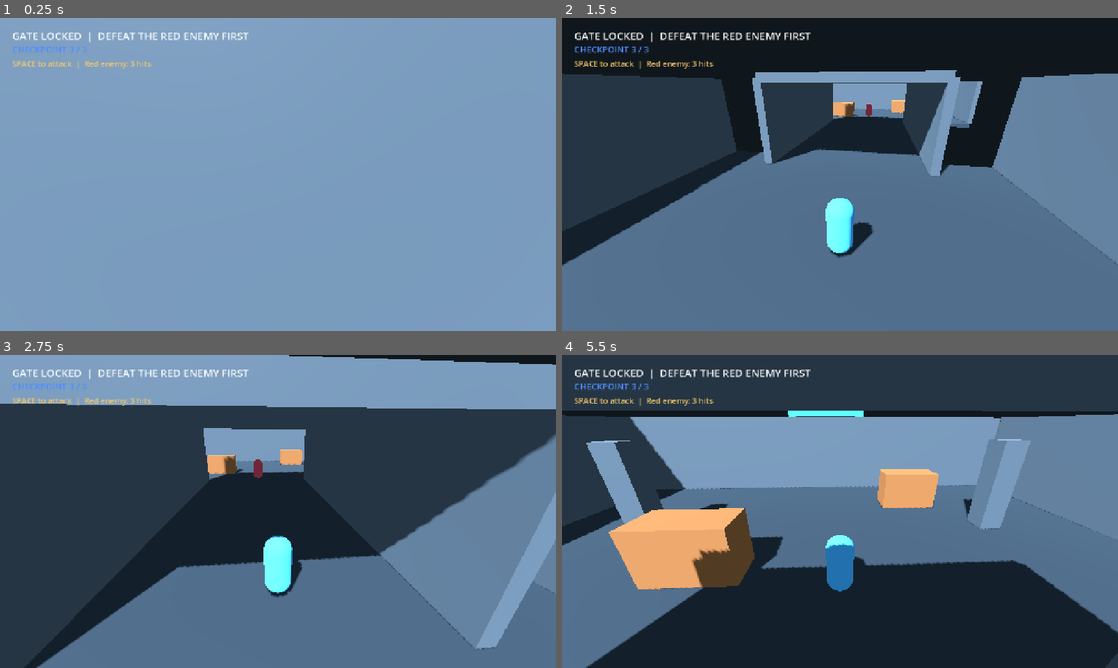
Above: before the commit, frames 1-4 (two rows, left to right).
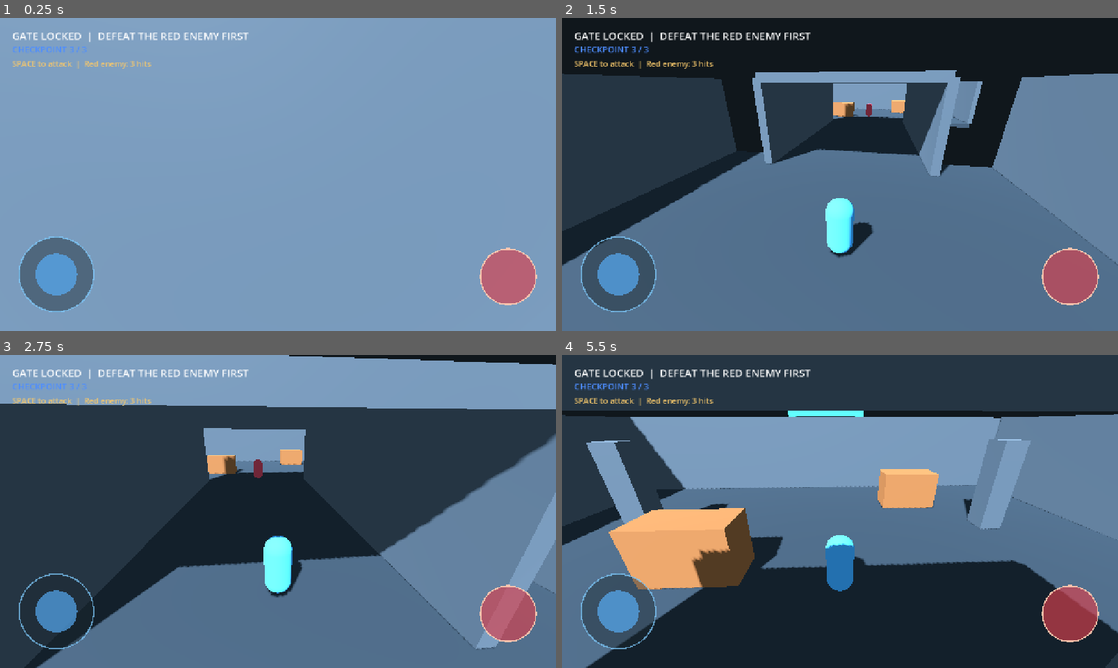
Above: after the commit, the same moments.

Repository: DJ5harma/hellscape
Game: Godot game, scene res://main.tscn
The game is run twice, just before and just after one commit, with the same random seed, the same clock (stepped at 60 frames per second) and the same inputs.
Inputs (mouse positions are in pixels of both pictures, inside the frame that each line leads up to):
- Up to frame 1 (0.25 s): no input
- Up to frame 2 (1.5 s): tap Enter at 0.5 s; move the mouse to (867, 174) at 0.52 s; hold Up (ui_up) from 0.53 s (still down); tap Space at 0.77 s; move the mouse to (812, 174) at 1.27 s
- Up to frame 3 (2.75 s): keep holding Up (ui_up); tap Space at 1.52 s; move the mouse to (289, 505) at 2.02 s
- Up to frame 4 (5.5 s): keep holding Up (ui_up); move the mouse to (834, 517) at 2.77 s; tap Space at 3.02, 3.77, 4.52 s; move the mouse to (878, 514) at 3.52 s; move the mouse to (795, 508) at 4.27 s; move the mouse to (845, 511) at 5.02 s

The runs differ from the first frame. In frame 1, 4.1% of the frame differs, in the area x 3-97%, y 69-94%; in frame 2, 4.1%; in frame 3, 2.5%; in frame 4, 3.9%.

Commit message:
add mobile controls, nodemon

Diff:
--- a/main.gd
+++ b/main.gd
@@ -2,6 +2,7 @@
 
 const PLAYER_SCRIPT := preload("res://player.gd")
 const ENEMY_SCRIPT := preload("res://enemy.gd")
+const MOBILE_CONTROLS_SCRIPT := preload("res://mobile_controls.gd")
 
 var status_label: Label
 var checkpoint_label: Label
@@ -24,6 +25,7 @@
 	_build_player()
 	_build_enemy()
 	_build_hud()
+	_build_mobile_controls()
 
 func _build_lighting() -> void:
 	var world_environment := WorldEnvironment.new()
@@ -192,6 +194,19 @@
 	help_label.text = "SPACE to attack  |  Red enemy: 3 hits"
 	layer.add_child(help_label)
 
+func _build_mobile_controls() -> void:
+	var layer := CanvasLayer.new()
+	layer.name = "MobileControlsLayer"
+	add_child(layer)
+	var controls := Control.new()
+	controls.name = "MobileControls"
+	controls.set_script(MOBILE_CONTROLS_SCRIPT)
+	controls.set_anchors_and_offsets_preset(Control.PRESET_FULL_RECT)
+	layer.add_child(controls)
+	controls.movement_changed.connect(player.set_mobile_move)
+	controls.look_changed.connect(player.apply_mobile_look)
+	controls.attack_pressed.connect(player.mobile_attack)
+
 func _on_checkpoint_entered(_body: Node3D, number: int) -> void:
 	if number > checkpoint:
 		checkpoint = number
--- /dev/null
+++ b/mobile_controls.gd
@@ -0,0 +1,64 @@
+extends Control
+
+signal movement_changed(value: Vector2)
+signal look_changed(delta: Vector2)
+signal attack_pressed
+
+var joystick_id := -1
+var look_id := -1
+var joystick_value := Vector2.ZERO
+var joystick_center := Vector2.ZERO
+var attack_center := Vector2.ZERO
+const JOYSTICK_RADIUS := 86.0
+const ATTACK_RADIUS := 64.0
+
+func _ready() -> void:
+	mouse_filter = Control.MOUSE_FILTER_IGNORE
+	set_process_input(true)
+	queue_redraw()
+
+func _notification(what: int) -> void:
+	if what == NOTIFICATION_RESIZED:
+		queue_redraw()
+
+func _input(event: InputEvent) -> void:
+	var viewport_size := get_viewport_rect().size
+	joystick_center = Vector2(130.0, viewport_size.y - 130.0)
+	attack_center = Vector2(viewport_size.x - 110.0, viewport_size.y - 125.0)
+	if event is InputEventScreenTouch:
+		if event.pressed:
+			if event.position.distance_to(attack_center) <= ATTACK_RADIUS:
+				attack_pressed.emit()
+			elif event.position.x < viewport_size.x * 0.5 and event.position.y > viewport_size.y * 0.45:
+				joystick_id = event.index
+				_update_joystick(event.position)
+			elif event.position.x >= viewport_size.x * 0.5:
+				look_id = event.index
+		else:
+			if event.index == joystick_id:
+				joystick_id = -1
+				joystick_value = Vector2.ZERO
+				movement_changed.emit(Vector2.ZERO)
+			elif event.index == look_id:
+				look_id = -1
+	elif event is InputEventScreenDrag:
+		if event.index == joystick_id:
+			_update_joystick(event.position)
+		elif event.index == look_id:
+			look_changed.emit(event.relative)
+
+func _update_joystick(position: Vector2) -> void:
+	var offset := position - joystick_center
+	joystick_value = offset.limit_length(JOYSTICK_RADIUS) / JOYSTICK_RADIUS
+	movement_changed.emit(joystick_value)
+	queue_redraw()
+
+func _draw() -> void:
+	var viewport_size := get_viewport_rect().size
+	joystick_center = Vector2(130.0, viewport_size.y - 130.0)
+	attack_center = Vector2(viewport_size.x - 110.0, viewport_size.y - 125.0)
+	draw_circle(joystick_center, JOYSTICK_RADIUS, Color(0.1, 0.15, 0.18, 0.45))
+	draw_arc(joystick_center, JOYSTICK_RADIUS, 0.0, TAU, 48, Color(0.5, 0.8, 1.0, 0.7), 3.0)
+	draw_circle(joystick_center + joystick_value * 48.0, 48.0, Color(0.35, 0.7, 1.0, 0.65))
+	draw_circle(attack_center, ATTACK_RADIUS, Color(0.85, 0.25, 0.3, 0.65))
+	draw_arc(attack_center, ATTACK_RADIUS, 0.0, TAU, 48, Color(1.0, 0.8, 0.7, 0.9), 3.0)
--- /dev/null
+++ b/nodemon.json
@@ -0,0 +1,6 @@
+{
+    "watch": ["."],
+    "ext": "gd,tscn,tres,godot,gdshader",
+    "ignore": [".godot/", ".git/"],
+    "exec": "godot . -f --resolution 600x800 --override-project-settings display/window/size/initial_position_type=2"
+  }
--- a/player.gd
+++ b/player.gd
@@ -13,6 +13,7 @@
 var respawn_position := Vector3.ZERO
 var attack_timer := 0.0
 var is_attacking := false
+var mobile_move := Vector2.ZERO
 
 func _ready() -> void:
 	Input.mouse_mode = Input.MOUSE_MODE_CAPTURED
@@ -40,12 +41,27 @@
 		attack_timer = 0.25
 		is_attacking = true
 
+func set_mobile_move(value: Vector2) -> void:
+	mobile_move = value
+
+func apply_mobile_look(delta: Vector2) -> void:
+	yaw -= delta.x * look_sensitivity * 0.7
+	pitch = clamp(pitch - delta.y * look_sensitivity * 0.7, -0.8, 0.35)
+	rotation.y = yaw
+	camera_pivot.rotation.x = pitch
+
+func mobile_attack() -> void:
+	attack_timer = 0.25
+	is_attacking = true
+
 func _physics_process(delta: float) -> void:
 	if attack_timer > 0.0:
 		attack_timer -= delta
 	else:
 		is_attacking = false
 	var input_2d := Input.get_vector("ui_left", "ui_right", "ui_up", "ui_down")
+	if mobile_move.length() > 0.05:
+		input_2d = mobile_move
 	var input_direction := Vector3(input_2d.x, 0.0, input_2d.y)
 	if Input.is_key_pressed(KEY_A):
 		input_direction.x -= 1.0
